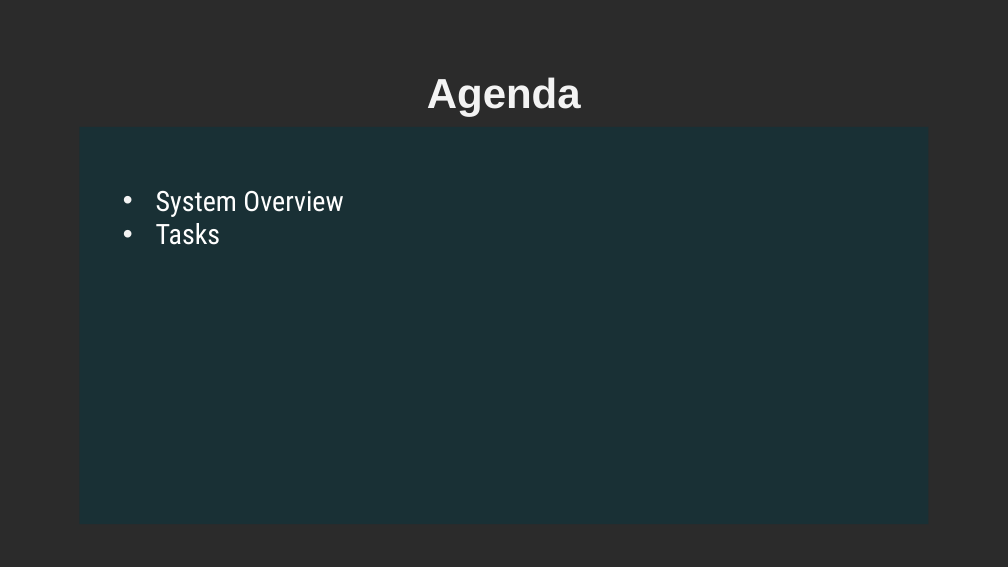
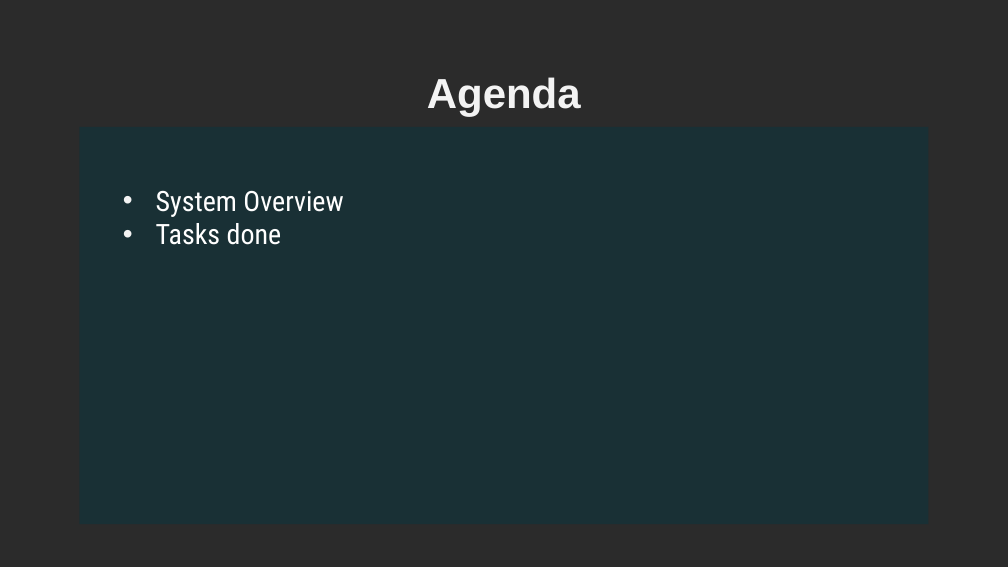
Before and after one commit to YoussifAssem/Genatac, a slide deck: slide 2 of E-Genetics/presentations/Genetcis-protoType.pptx. Drawn at 1008x567 pixels with LibreOffice and Linux fonts; fonts in the diff are those of the drawing; background and template pictures are left out; a plain dark background stands for a picture behind light text. Boxes give left, top, right and bottom in pixels: in the first picture for what was removed or moved away, otherwise in the second. Text is boxed around its words. In the diff, an @@ line names an element or a change of style, - is before the commit and + after.

```diff
--- a/E-Genetics/presentations/Genetcis-protoType.pptx
+++ b/E-Genetics/presentations/Genetcis-protoType.pptx
@@ text in rectangle at [156,223,282,245]: text changed @@
-• Tasks
+• Tasks done
```
Also in this commit, not shown: 7 other slides changed, 1 other file.
